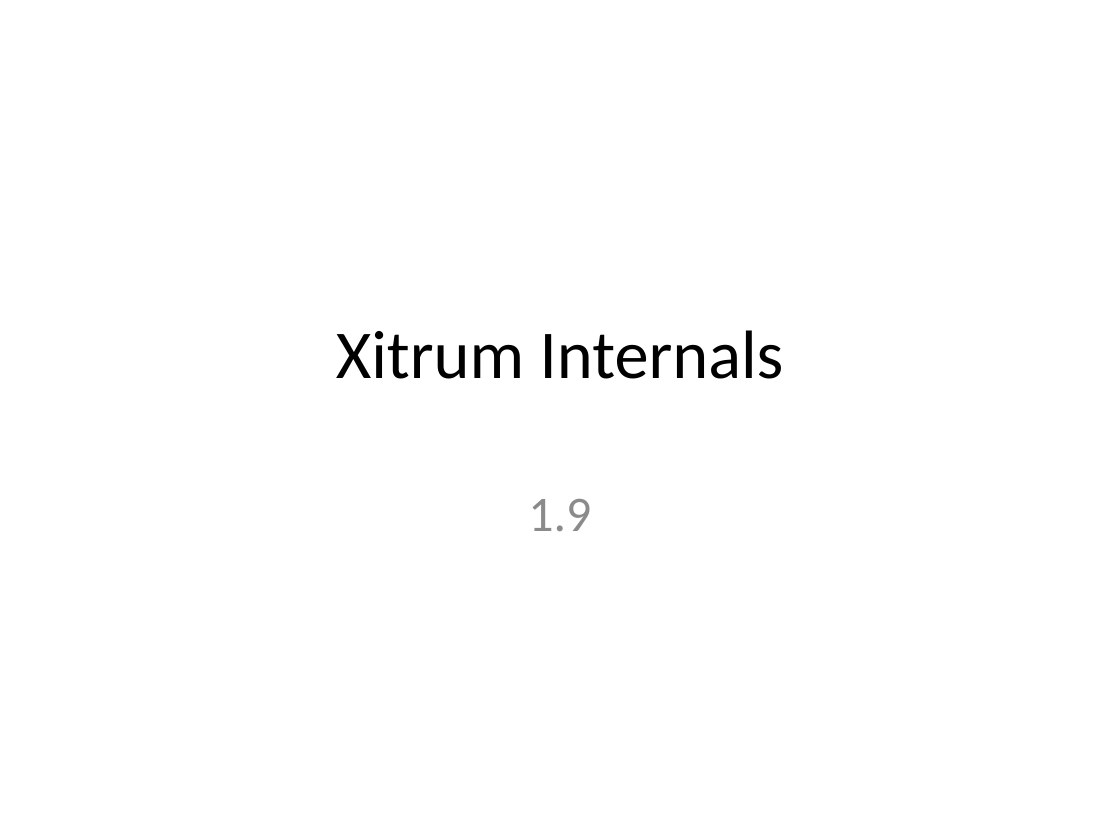
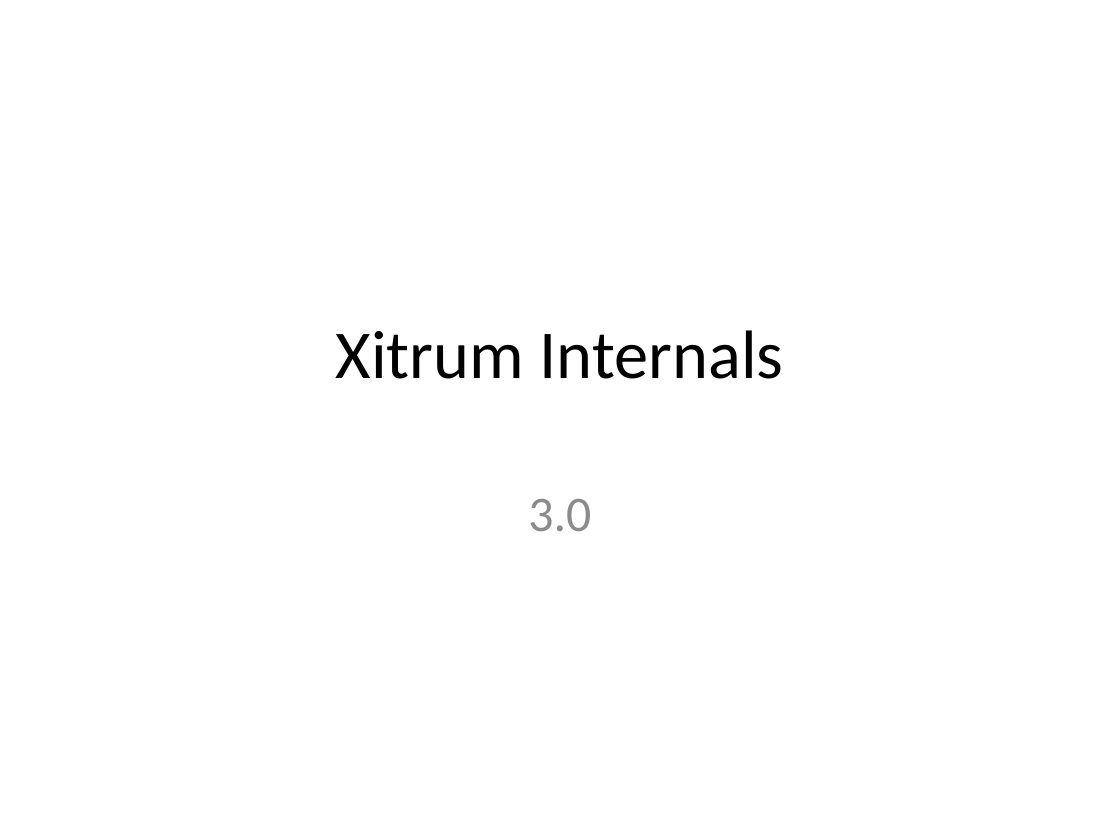
Before and after one commit to xitrum-framework/xitrum-doc, a slide deck: slide 1 of presentation/xitrum_internals.pptx. Drawn at 1120x840 pixels with LibreOffice and Linux fonts; fonts in the diff are those of the drawing. Boxes give left, top, right and bottom in pixels: in the first picture for what was removed or moved away, otherwise in the second. Text is boxed around its words. In the diff, an @@ line names an element or a change of style, - is before the commit and + after.

Commit message:
Xitrum Internals: Update handlers to match Xitrum 3.0

```diff
--- a/presentation/xitrum_internals.pptx
+++ b/presentation/xitrum_internals.pptx
@@ subtitle at [528, 499, 591, 531]: text changed @@
-1.9
+3.0
```
Also in this commit, not shown: 2 slides added, 2 slides removed.
